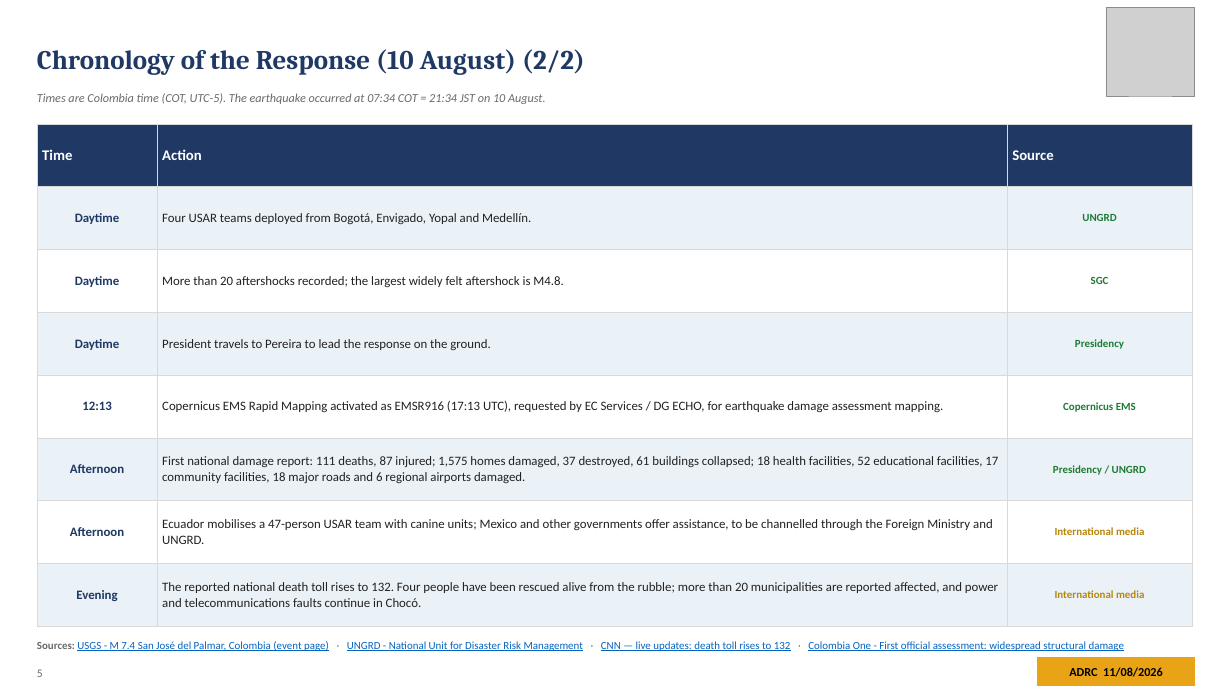
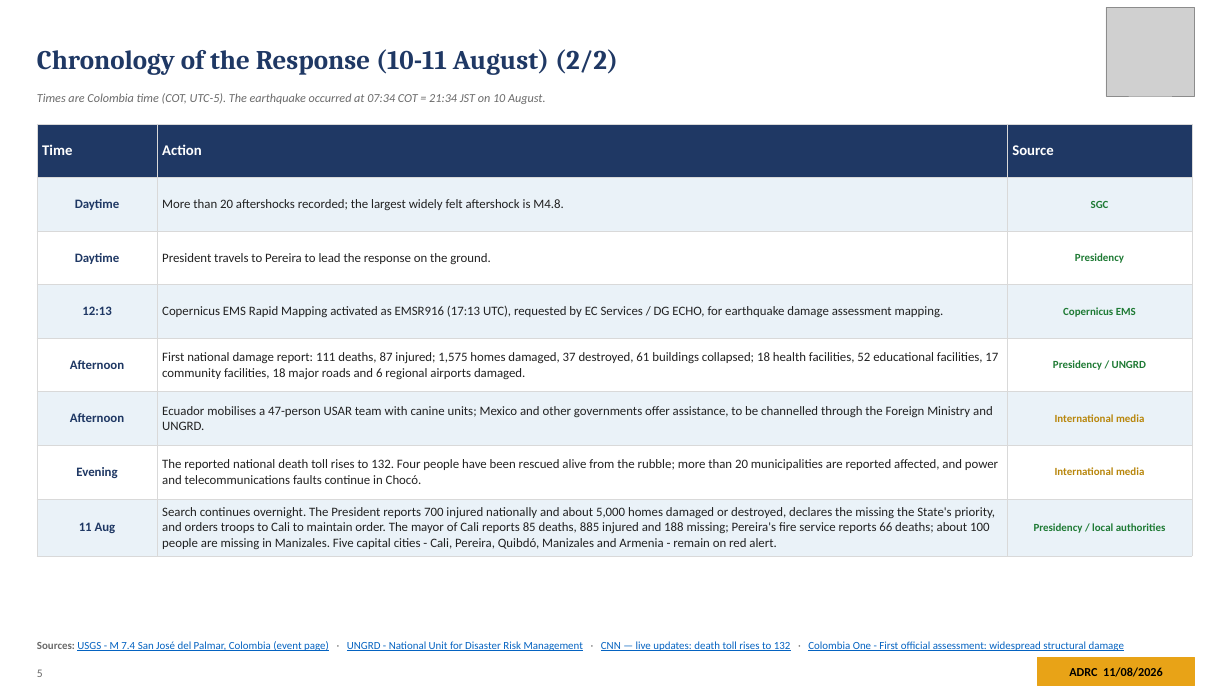
Before and after one commit to kochobi-max/whatsmap, a slide deck: slide 5 of reports/colombia_eq_20260810/output/ADRC_EQ_COL_Choco_20260810_EN.pptx. Drawn at 1232x693 pixels with LibreOffice and Linux fonts; fonts in the diff are those of the drawing; grey boxes stand for pictures. Boxes give left, top, right and bottom in pixels: in the first picture for what was removed or moved away, otherwise in the second. Text is boxed around its words. In the diff, an @@ line names an element or a change of style, - is before the commit and + after.

```diff
--- a/reports/colombia_eq_20260810/output/ADRC_EQ_COL_Choco_20260810_EN.pptx
+++ b/reports/colombia_eq_20260810/output/ADRC_EQ_COL_Choco_20260810_EN.pptx
@@ text at (37,49,618,75): text changed @@
-Chronology of the Response (10 August) (2/2)
+Chronology of the Response (10-11 August) (2/2)
@@ table at (37,124,1192,553) @@
-row 2: Daytime | Four USAR teams deployed from Bogotá, Envigado, Yopal and Medellín. | UNGRD
+row 8: 11 Aug | Search continues overnight. The President reports 700 injured nationally and about 5,000 homes damaged or destroyed, declares the missing the State's priority, and orders troops to Cali to maintain order. The mayor of Cali reports 85 deaths, 885 injured and 188 missing; Pereira's fire service reports 66 deaths; about 100 people are missing in Manizales. Five capital cities - Cali, Pereira, Quibdó, Manizales and Armenia - remain on red alert. | Presidency / local authorities
```
Also in this commit, not shown: 9 other slides changed, 7 other files.
